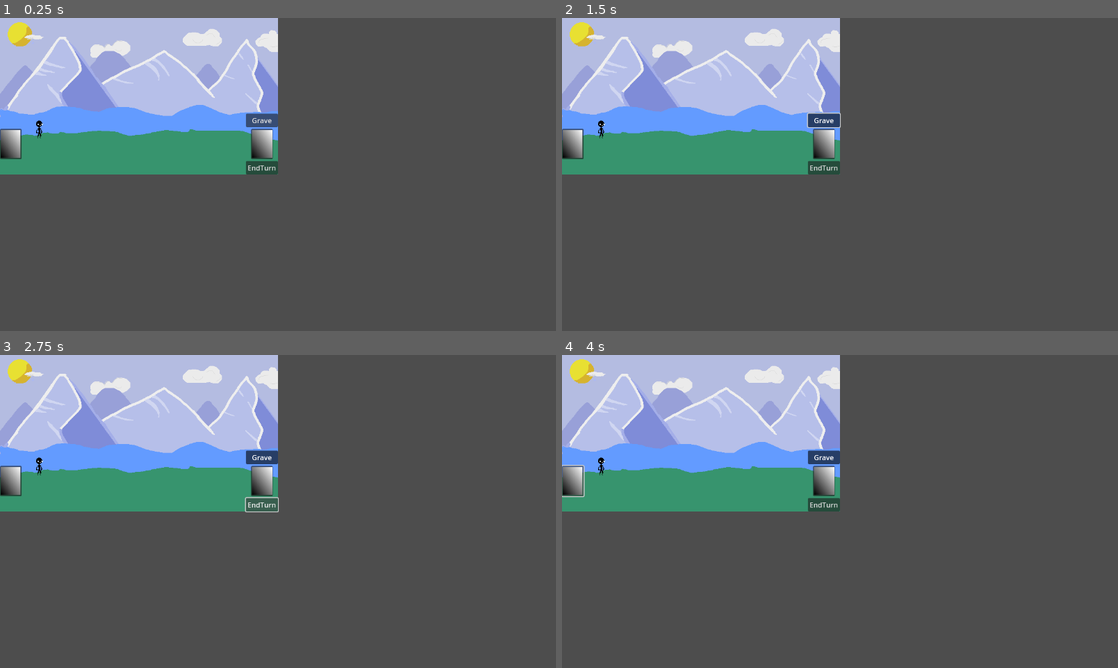
Above: before the commit, frames 1-4 (two rows, left to right).
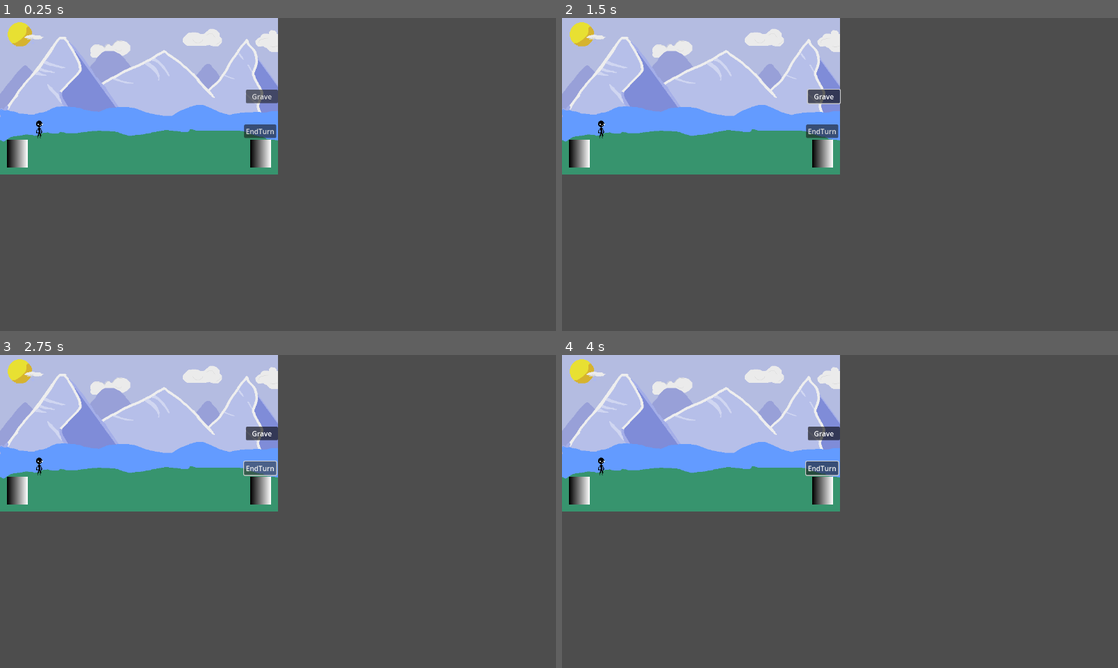
Above: after the commit, the same moments.

Repository: Morph1s/Psychopompos
Game: Godot game, scene res://scenes/encounters/battle.tscn
Same seed, same stepped clock (60 frames per second), same inputs: the game is played once before the commit and once after it. This scene is started directly instead of the project's main scene.
Inputs (mouse positions are in pixels of both pictures, inside the frame that each line leads up to):
- Up to frame 1 (0.25 s): no input
- Up to frame 2 (1.5 s): click (573, 143) at 0.52 s; click "Grave" at 1.25 s
- Up to frame 3 (2.75 s): click "EndTurn" at 2 s
- Up to frame 4 (4 s): click (823, 480) at 2.77 s; click (573, 480) at 3.52 s

The runs differ from the first frame. In frame 1, 1.6% of the frame differs, in the area x 0-50%, y 22-50%; in frame 2, 1.7%; in frame 3, 1.7%, in the area x 0-51%, y 22-51%; in frame 4, 1.7%.

Commit message:
refactor: implementation of requested review-changes close #42

Diff:
--- a/scenes/encounters/battle.tscn
+++ b/scenes/encounters/battle.tscn
@@ -1,20 +1,21 @@
-[gd_scene load_steps=8 format=3 uid="uid://ckurrpodkua76"]
+[gd_scene load_steps=9 format=3 uid="uid://ckurrpodkua76"]
 
 [ext_resource type="Texture2D" uid="uid://dgaagv3k6cqil" path="res://assets/graphics/background/placeholder_canvas1.png" id="1_pfikb"]
 [ext_resource type="Script" uid="uid://4s8qo2wk58lm" path="res://scripts/battle/card_handler.gd" id="2_8apll"]
 [ext_resource type="PackedScene" uid="uid://6wnlmm80st27" path="res://scenes/characters/test_character.tscn" id="2_cymlh"]
+[ext_resource type="Script" uid="uid://do01jrwml771o" path="res://scripts/battle/card_ui.gd" id="4_8apll"]
 
 [sub_resource type="Gradient" id="Gradient_cymlh"]
 
 [sub_resource type="GradientTexture2D" id="GradientTexture2D_8apll"]
 gradient = SubResource("Gradient_cymlh")
-fill_from = Vector2(0, 1)
+width = 48
 
 [sub_resource type="Gradient" id="Gradient_5ildr"]
 
 [sub_resource type="GradientTexture2D" id="GradientTexture2D_1mqim"]
 gradient = SubResource("Gradient_5ildr")
-fill_from = Vector2(0, 1)
+width = 48
 
 [node name="Battle" type="Node2D"]
 
@@ -23,81 +24,76 @@
 centered = false
 
 [node name="CardHandler" type="Node2D" parent="." groups=["card_piles"]]
-position = Vector2(152, 266)
 script = ExtResource("2_8apll")
 
-[node name="CardUI" type="Control" parent="CardHandler"]
+[node name="EnemyHandler" type="Node2D" parent="."]
+
+[node name="PlayerCharacter" parent="." instance=ExtResource("2_cymlh")]
+position = Vector2(90, 260)
+
+[node name="BattelUI" type="Control" parent="."]
 layout_mode = 3
-anchors_preset = 12
-anchor_top = 1.0
-anchor_right = 1.0
-anchor_bottom = 1.0
-offset_left = -152.0
-offset_top = -46.0
-offset_right = 488.0
-offset_bottom = 94.0
-grow_horizontal = 2
-grow_vertical = 0
+anchors_preset = 0
+offset_right = 640.0
+offset_bottom = 360.0
 size_flags_horizontal = 4
 size_flags_vertical = 4
+script = ExtResource("4_8apll")
+metadata/_edit_lock_ = true
 
-[node name="CardInterface" type="HBoxContainer" parent="CardHandler/CardUI"]
+[node name="Grave" type="Button" parent="BattelUI"]
 layout_mode = 1
-anchors_preset = 15
+anchors_preset = 6
+anchor_left = 1.0
+anchor_top = 0.5
 anchor_right = 1.0
-anchor_bottom = 1.0
-grow_horizontal = 2
+anchor_bottom = 0.5
+offset_left = -74.0
+offset_top = -15.5
+offset_bottom = 15.5
+grow_horizontal = 0
 grow_vertical = 2
-
-[node name="DrawPile" type="Button" parent="CardHandler/CardUI/CardInterface"]
-custom_minimum_size = Vector2(50, 70)
-layout_mode = 2
-size_flags_horizontal = 0
-size_flags_vertical = 4
-
-[node name="BackCardImage" type="Sprite2D" parent="CardHandler/CardUI/CardInterface/DrawPile"]
-position = Vector2(25, 35)
-scale = Vector2(0.703125, 1)
-texture = SubResource("GradientTexture2D_8apll")
-
-[node name="Hand" type="HBoxContainer" parent="CardHandler/CardUI/CardInterface"]
-custom_minimum_size = Vector2(50, 0)
-layout_mode = 2
-size_flags_horizontal = 3
-
-[node name="RightSide" type="VBoxContainer" parent="CardHandler/CardUI/CardInterface"]
-custom_minimum_size = Vector2(50, 0)
-layout_mode = 2
-size_flags_horizontal = 8
-
-[node name="Grave" type="Button" parent="CardHandler/CardUI/CardInterface/RightSide"]
-layout_mode = 2
 size_flags_vertical = 0
 toggle_mode = true
 text = "Grave"
 
-[node name="DiscardPile" type="Button" parent="CardHandler/CardUI/CardInterface/RightSide"]
-custom_minimum_size = Vector2(50, 70)
-layout_mode = 2
-size_flags_horizontal = 4
-size_flags_vertical = 4
-
-[node name="FrontCardImage" type="Sprite2D" parent="CardHandler/CardUI/CardInterface/RightSide/DiscardPile"]
-position = Vector2(25.5, 35)
-scale = Vector2(0.734375, 1)
-texture = SubResource("GradientTexture2D_1mqim")
-
-[node name="EndTurnButton" type="Button" parent="CardHandler/CardUI/CardInterface/RightSide"]
-layout_mode = 2
+[node name="EndTurnButton" type="Button" parent="BattelUI"]
+layout_mode = 1
+anchors_preset = -1
+anchor_left = 1.0
+anchor_top = 1.0
+anchor_right = 1.0
+anchor_bottom = 1.0
+offset_right = -4.0
+offset_bottom = -84.0
+grow_horizontal = 0
+grow_vertical = 0
 size_flags_horizontal = 8
 text = "EndTurn"
 
-[node name="EnemyHandler" type="Node2D" parent="."]
-position = Vector2(0, 20)
+[node name="DrawPile" type="TextureRect" parent="BattelUI"]
+layout_mode = 1
+anchors_preset = -1
+anchor_top = 1.0
+anchor_bottom = 1.0
+offset_left = 16.0
+offset_bottom = -16.0
+grow_vertical = 0
+texture = SubResource("GradientTexture2D_8apll")
 
-[node name="PlayerCharacter" parent="." instance=ExtResource("2_cymlh")]
-position = Vector2(90, 260)
+[node name="DiscardPile" type="TextureRect" parent="BattelUI"]
+layout_mode = 1
+anchors_preset = -1
+anchor_left = 1.0
+anchor_top = 1.0
+anchor_right = 1.0
+anchor_bottom = 1.0
+offset_right = -16.0
+offset_bottom = -16.0
+grow_horizontal = 0
+grow_vertical = 0
+texture = SubResource("GradientTexture2D_1mqim")
 
-[connection signal="button_up" from="CardHandler/CardUI/CardInterface/DrawPile" to="CardHandler" method="_on_draw_pile_button_up"]
-[connection signal="button_up" from="CardHandler/CardUI/CardInterface/RightSide/DiscardPile" to="CardHandler" method="_on_discard_pile_button_up"]
-[connection signal="button_up" from="CardHandler/CardUI/CardInterface/RightSide/EndTurnButton" to="CardHandler" method="_on_end_turn_button_button_up"]
+[connection signal="button_up" from="BattelUI/EndTurnButton" to="BattelUI" method="_on_end_turn_button_button_up"]
+[connection signal="gui_input" from="BattelUI/DrawPile" to="BattelUI" method="_on_draw_pile_gui_input"]
+[connection signal="gui_input" from="BattelUI/DiscardPile" to="BattelUI" method="_on_discard_pile_gui_input"]
--- a/scripts/battle/card_handler.gd
+++ b/scripts/battle/card_handler.gd
@@ -1,9 +1,7 @@
 class_name CardHandler
 extends Node2D
 
-signal display_draw_pile
-signal display_discard_pile
-signal end_turn
+
 
 var draw_pile: Array[CardType]
 var discard_pile: Array[CardType] = []
@@ -23,16 +21,3 @@
 
 func initialize() -> void:
 	draw_pile.append_array(STARTING_DECK)
-
-
-
-func _on_draw_pile_button_up() -> void:
-	display_draw_pile.emit()
-
-
-func _on_discard_pile_button_up() -> void:
-	display_discard_pile.emit()
-
-
-func _on_end_turn_button_button_up() -> void:
-	end_turn.emit()
--- /dev/null
+++ b/scripts/battle/card_ui.gd
@@ -0,0 +1,20 @@
+extends Control
+
+signal discard_pile_pressed
+signal draw_pile_pressed
+signal end_turn_button_pressed
+
+
+
+func _on_discard_pile_gui_input(event: InputEvent) -> void:
+	if event.is_released() :
+		discard_pile_pressed.emit()
+
+
+func _on_end_turn_button_button_up() -> void:
+	end_turn_button_pressed.emit()
+
+
+func _on_draw_pile_gui_input(event: InputEvent) -> void:
+	if event.is_released() :
+		draw_pile_pressed.emit()
Not shown, added: scripts/battle/card_ui.gd.uid
